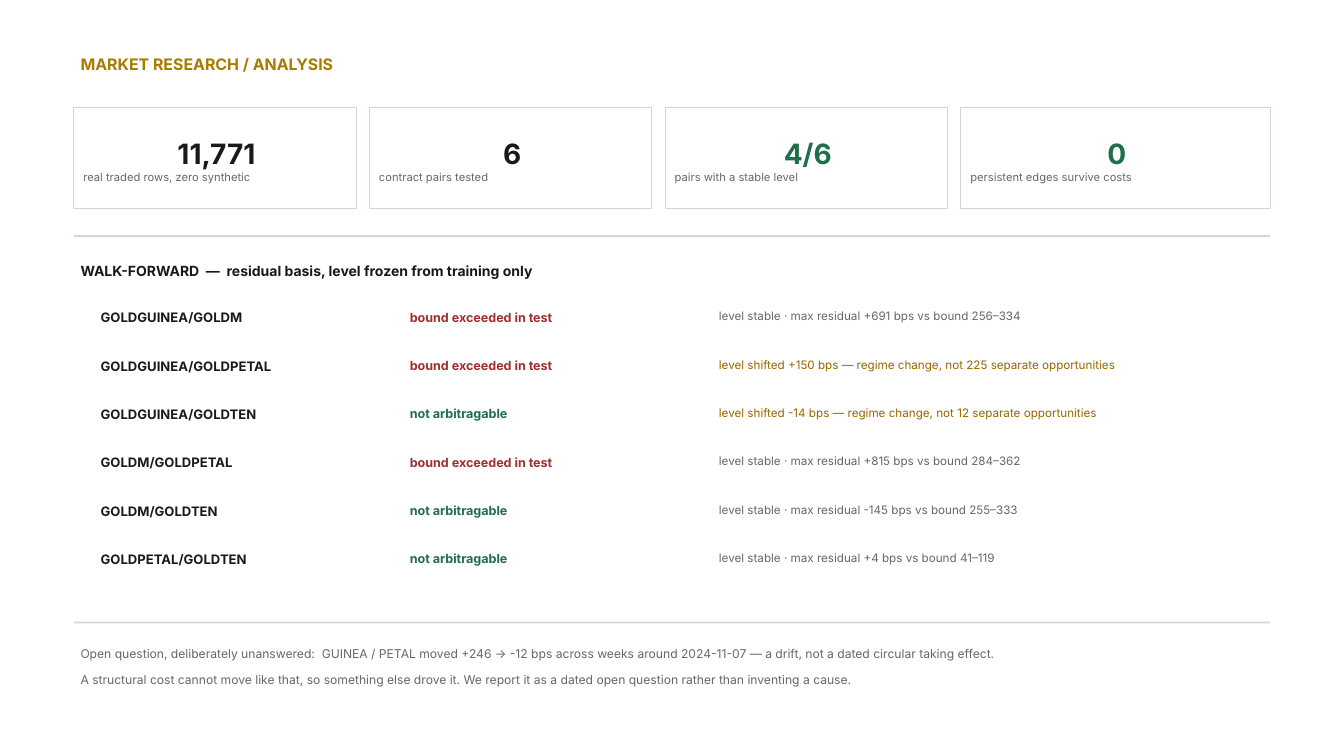
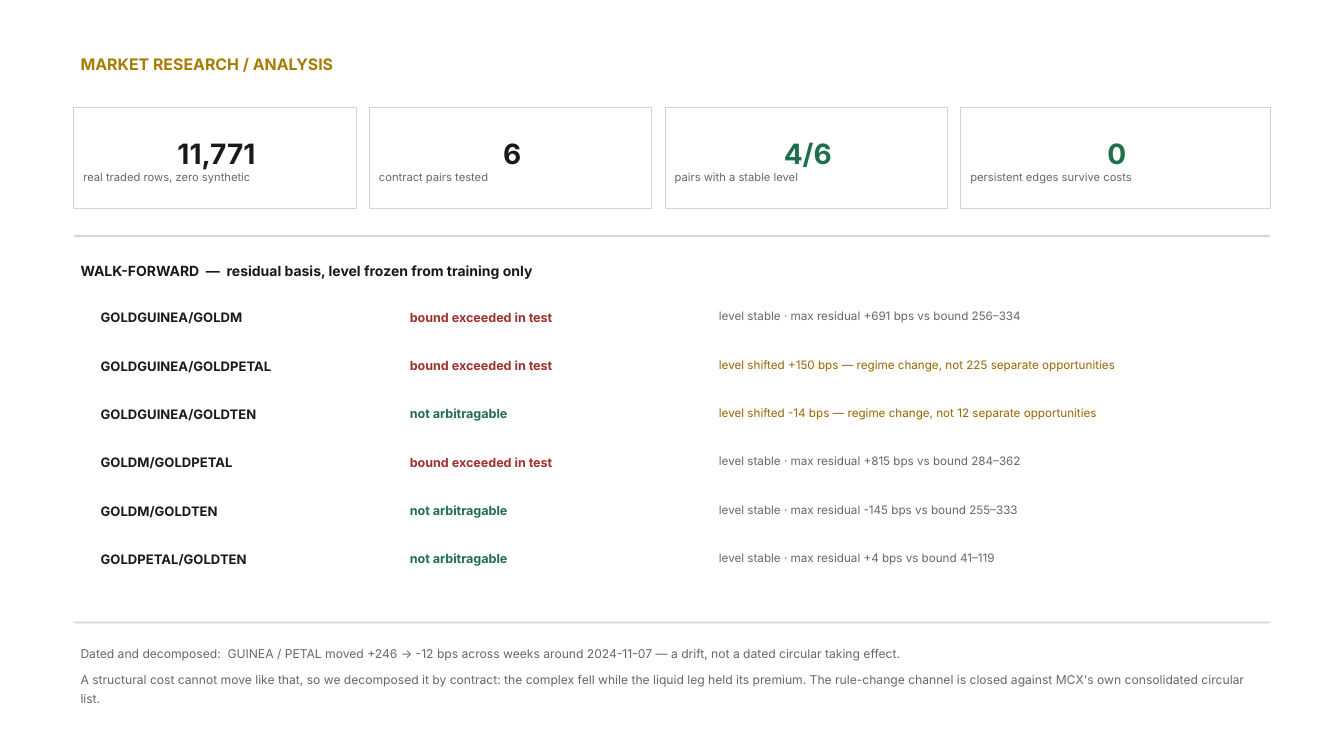
Before and after one commit to j4yop/arb-bound, a slide deck: slide 5 of docs/arb-bound-deck.pptx. Drawn at 1344x756 pixels with LibreOffice and Linux fonts; fonts in the diff are those of the drawing. Boxes give left, top, right and bottom in pixels: in the first picture for what was removed or moved away, otherwise in the second. Text is boxed around its words. In the diff, an @@ line names an element or a change of style, - is before the commit and + after.

Commit message:
Docs and deck: reflect that the Nov-2024 rule-change channel is closed
The phase tracker still described H1 as "the one open thread" and carried stale
counts (39/60 tests, "fourteen detected breaks" where the report has 24,
"8 months" where the nearest Guinea/Petal futures spec change is 9-10 months).
Making the tracker honest is part of the project's own rule: no claim is left
standing that the artifacts no longer support.

- WORKFLOW: phases 0-6 declared complete; test counts 39/60 -> 73; deploy row
  names both hosts; Phase 6's open item becomes the closure via MCX's Master
  Circular - Products; definition-of-done gains the Vercel mirror, the
  byte-reproducibility fix, and the closed channel; "Immediate next actions"
  now says plainly that no build steps remain, and lists only submission work.
- PROBLEM: Q3 answer is no longer "unexplained"; Q3a documents the by-contract
  decomposition; the "8 months" claim corrected.
- NOV2024: already carried the closure; unchanged here.
- JUDGE-SCRIPT: the "open question" beat becomes "closed the rule-change
  channel", and the competitor comparison is updated to match.
- deck.py: the headline-break slide no longer calls itself an open question, the
  future-scope slide drops the now-done "pull the circulars" item, and the
  limitations slide states the channel is closed. Regenerated docs/deck.pptx.

73 tests pass; docs/ regenerates with a zero diff.

```diff
--- a/docs/arb-bound-deck.pptx
+++ b/docs/arb-bound-deck.pptx
@@ text at (81,649,1244,703): text changed @@
-Open question, deliberately unanswered: GUINEA / PETAL moved +246 → -12 bps across weeks around 2024-11-07 — a drift, not a dated circular taking effect.
-A structural cost cannot move like that, so something else drove it. We report it as a dated open question rather than inventing a cause.
+Dated and decomposed: GUINEA / PETAL moved +246 → -12 bps across weeks around 2024-11-07 — a drift, not a dated circular taking effect.
+A structural cost cannot move like that, so we decomposed it by contract: the complex fell while the liquid leg held its premium. The rule-change channel is closed against MCX's own consolidated circular list.
```
Also in this commit, not shown: 2 other slides changed, 5 other files.
